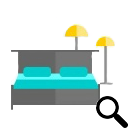
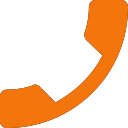
Revision of a layered (128, 128) image; what changed, layer by layer:
hid "Camada 2" over [96, 96, 128, 128]
hid "Camada 4" over [11, 17, 117, 110]
added layer "Camada 5" above "Camada 0" over [0, 0, 128, 128]
